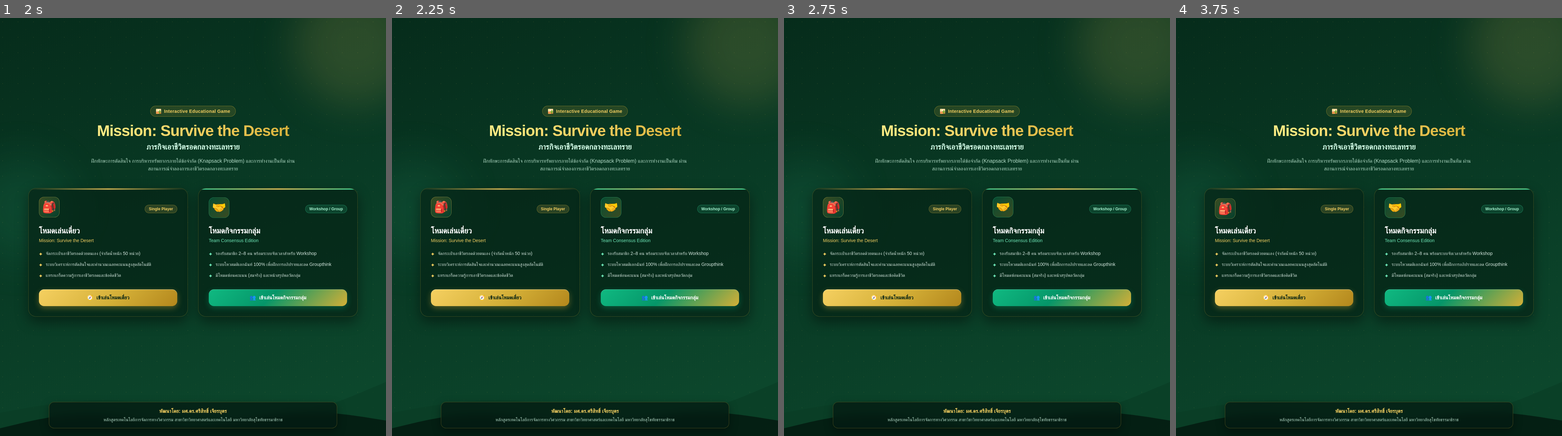
Above: before the commit, frames 1-4 (left to right).
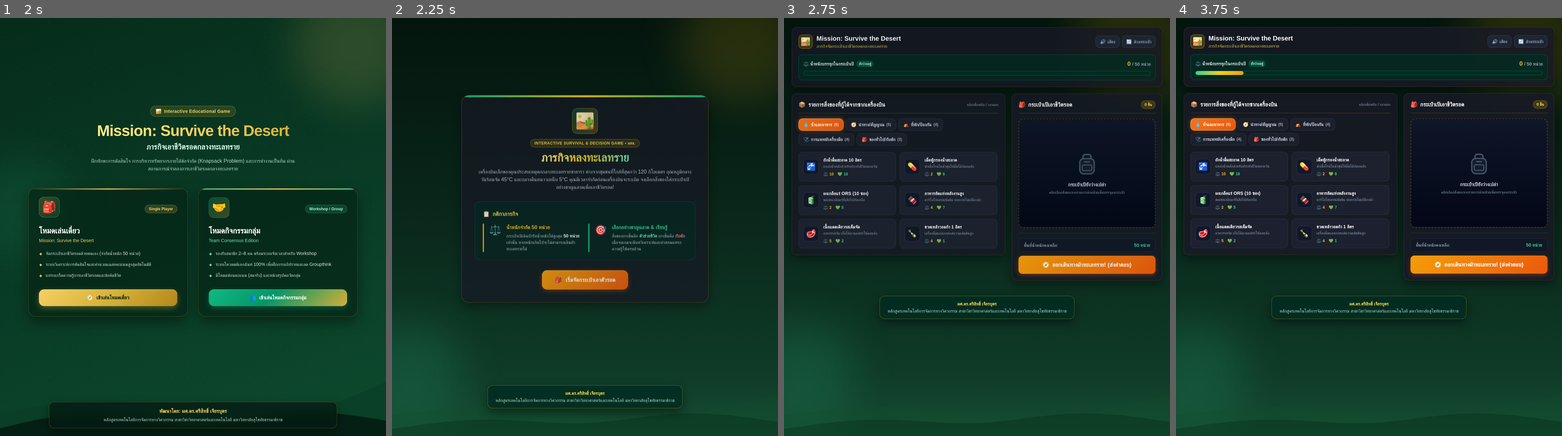
Above: after the commit, the same moments.

Repository: Srisit/desert-survival-game
Game: browser game, page index.html
Two runs of this game, one before a commit and one after it. Both use one fixed random seed, a clock stepped at 60 frames per second and the inputs below.
Inputs (mouse positions are in pixels of both pictures, inside the frame that each line leads up to):
- Up to frame 1 (2 s): no input
- Up to frame 2 (2.25 s): click "🧭 เข้าเล่นโหมดเดี่ยว" at 2.02 s
- Up to frame 3 (2.75 s): click (977, 281) at 2.47 s, where only the run after the commit has a clickable "🎒 เริ่มจัดกระเป๋าเอาตัวรอด"
- Up to frame 4 (3.75 s): click (1249, 164) at 3.07 s; click (1249, 160) at 3.67 s

Frame 1 is identical in both runs. In frame 2, 44% of the frame differs, in the area x 0-100%, y 0-100%; in frame 3, 50%; in frame 4, 50%.

Commit message:
Update index.html

Diff:
--- a/index.html
+++ b/index.html
@@ -216,7 +216,7 @@
                 </div>
 
                 <!-- Action Button -->
-                <a href="desert_survival.html" class="btn-gold w-full py-3.5 px-6 rounded-2xl font-bold text-base text-center flex items-center justify-center gap-2.5">
+                <a href="desert_survival_game.html" class="btn-gold w-full py-3.5 px-6 rounded-2xl font-bold text-base text-center flex items-center justify-center gap-2.5">
                     <span>🧭</span>
                     <span>เข้าเล่นโหมดเดี่ยว</span>
                 </a>
